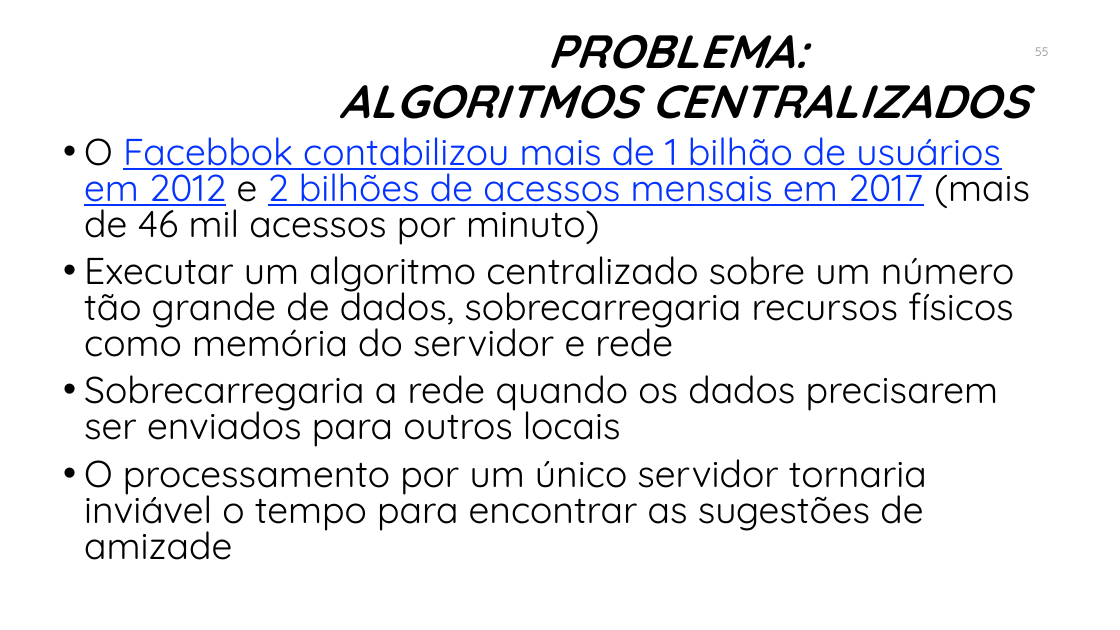
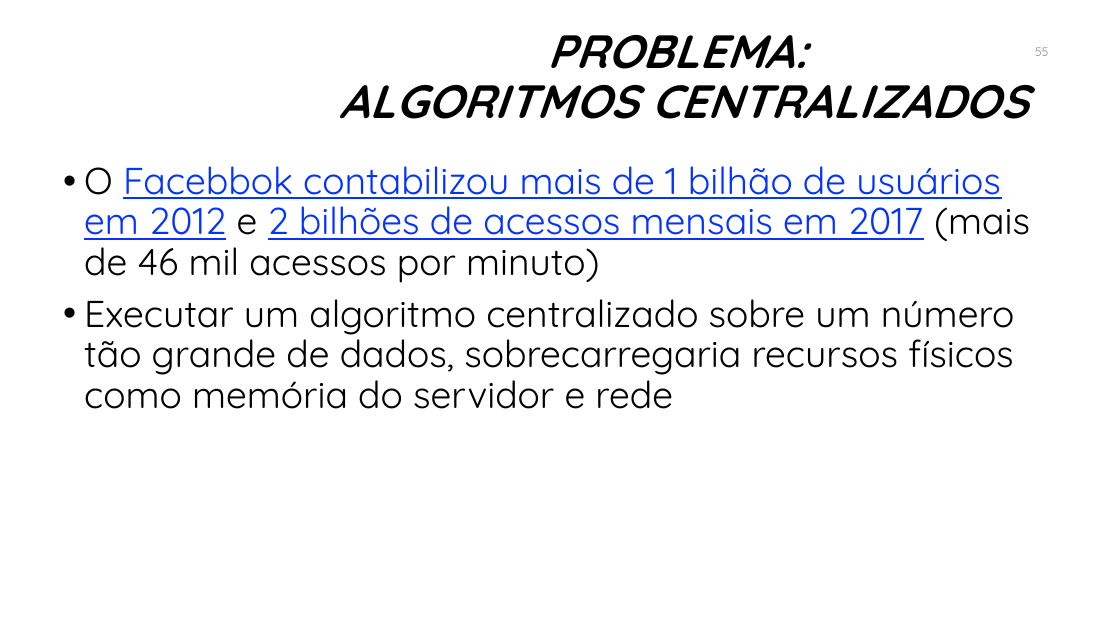
Before and after one commit to manoelcampos/sistemas-distribuidos, a slide deck: slide 55 of introducao-sd.pptx. Drawn at 1120x630 pixels with LibreOffice and Linux fonts; fonts in the diff are those of the drawing; background and template pictures are left out. Boxes give left, top, right and bottom in pixels: in the first picture for what was removed or moved away, otherwise in the second. Text is boxed around its words. In the diff, an @@ line names an element or a change of style, - is before the commit and + after.

```diff
--- a/introducao-sd.pptx
+++ b/introducao-sd.pptx
@@ text "O Facebbok contabilizou mais de ...": place and size @@
-text "O Facebbok contabilizou mais de ..." at box(84, 137, 1030, 560)
+text "O Facebbok contabilizou mais de ..." at box(84, 166, 1030, 409)
@@ text "O Facebbok contabilizou mais de ..." at box(84, 166, 1030, 409): line spacing 0.8 to 0.9 @@
@@ text at box(84, 375, 999, 560): paragraphs removed @@
-• Sobrecarregaria a rede quando os dados precisarem ser enviados para outros locais
-• O processamento por um único servidor tornaria inviável o tempo para encontrar as sugestões de amizade
```
Also in this commit, not shown: 8 other slides changed, 5 slides added, 1 slide removed, 3 other files.
